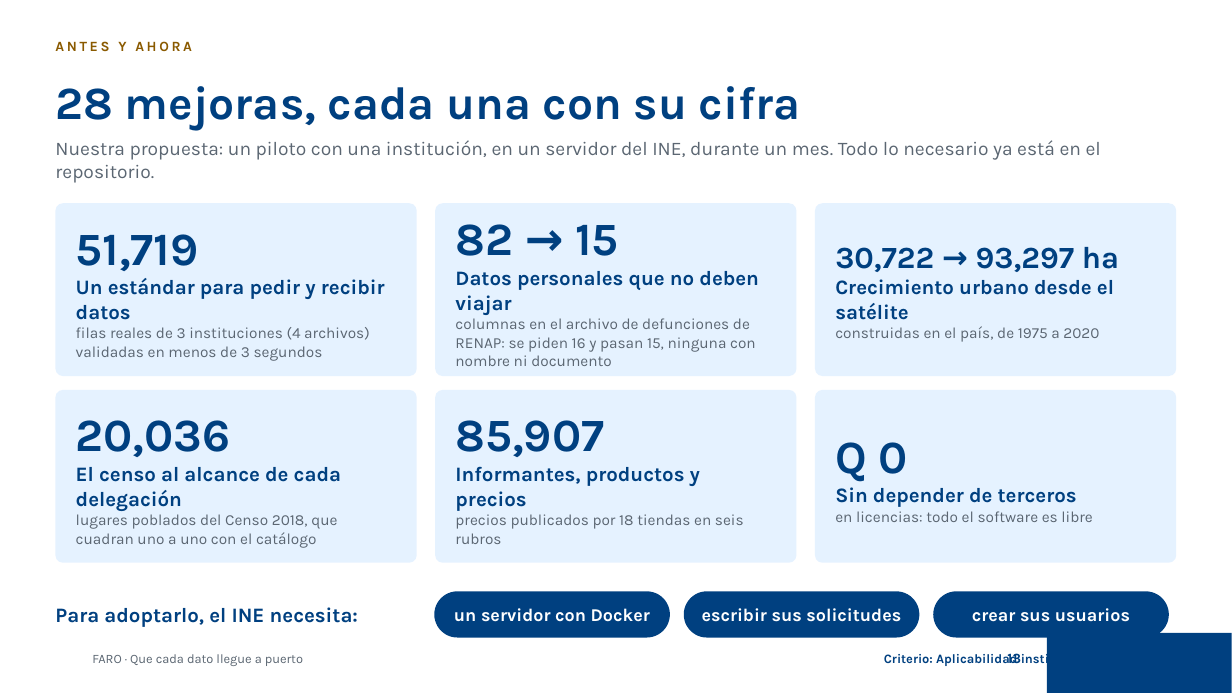
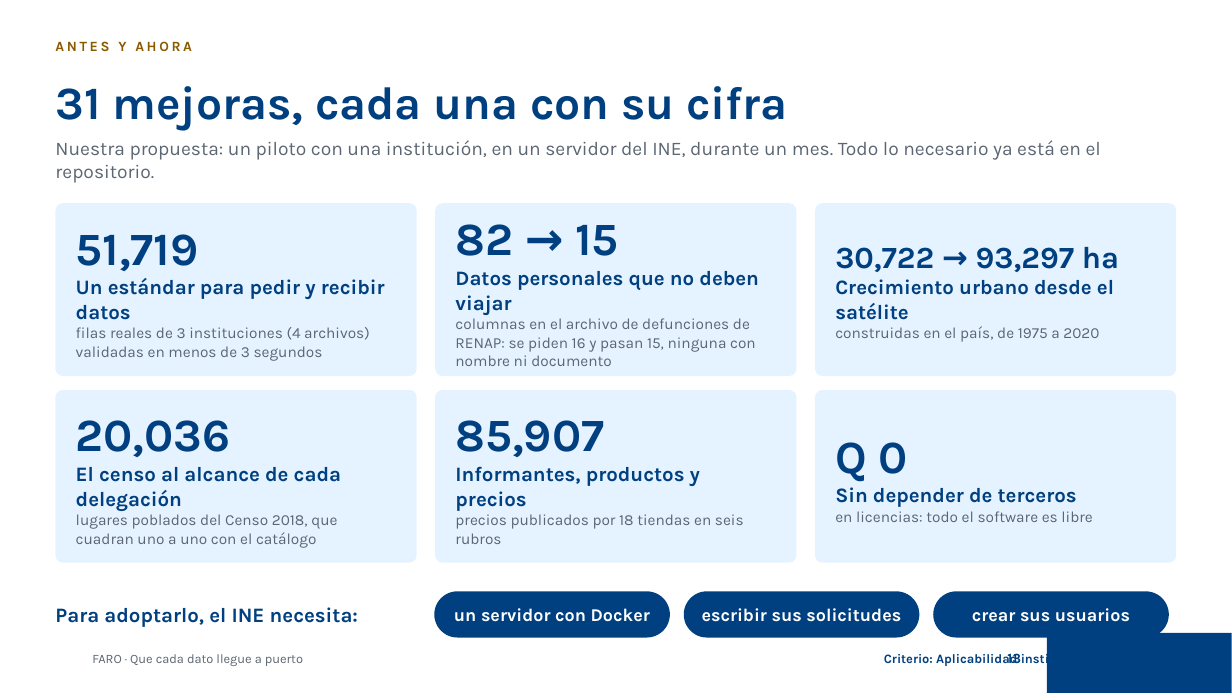
Before and after one commit to tono88/faro-ine-2026, a slide deck: slide 13 of entregables/FARO-presentacion.pptx. Drawn at 1232x693 pixels with LibreOffice and Linux fonts; fonts in the diff are those of the drawing; background and template pictures are left out. Boxes give left, top, right and bottom in pixels: in the first picture for what was removed or moved away, otherwise in the second. Text is boxed around its words. In the diff, an @@ line names an element or a change of style, - is before the commit and + after.

```diff
--- a/entregables/FARO-presentacion.pptx
+++ b/entregables/FARO-presentacion.pptx
@@ title at (55,86,788,130): text changed @@
-28 mejoras, cada una con su cifra
+31 mejoras, cada una con su cifra
```
Also in this commit, not shown: 5 other slides changed, 25 other files.
